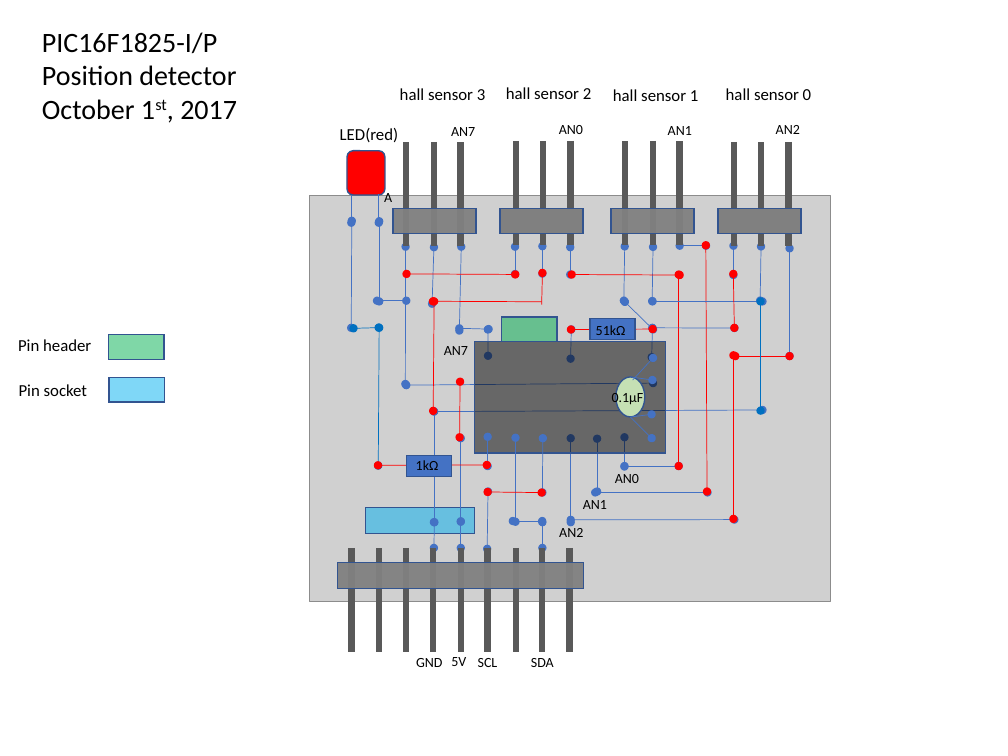
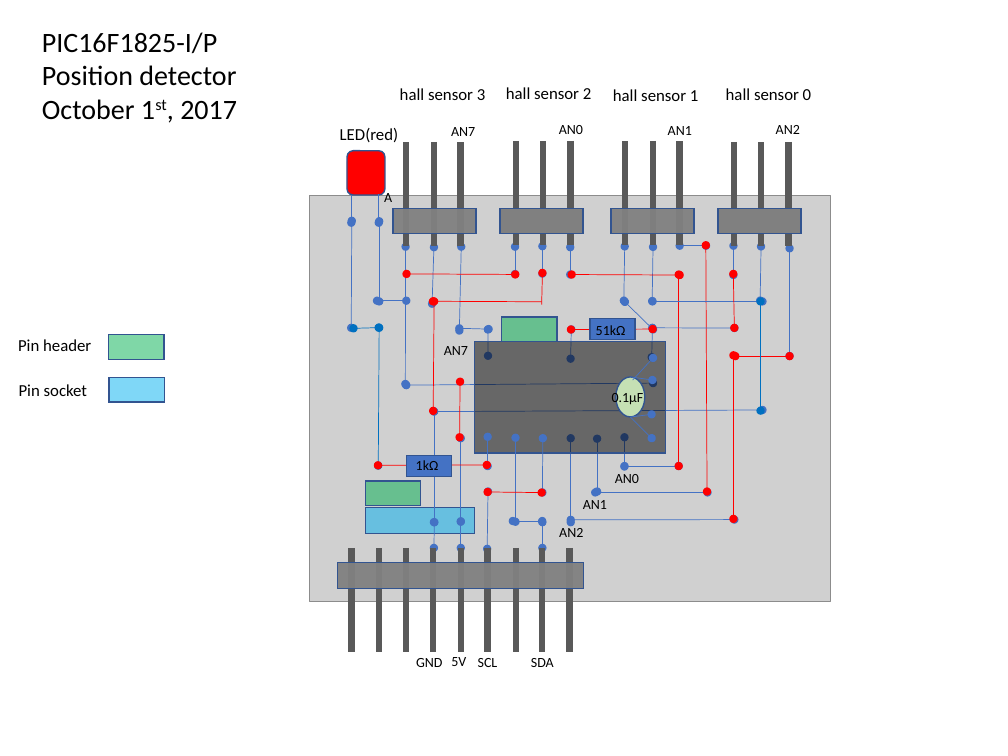
Before and after one commit to araobp/sensor-network, a slide deck: slide 1 of blocks/pic16f1825/position_detector.pptx. Drawn at 1008x756 pixels with LibreOffice and Linux fonts; fonts in the diff are those of the drawing; grey boxes stand for pictures. Boxes give left, top, right and bottom in pixels: in the first picture for what was removed or moved away, otherwise in the second. Text is boxed around its words. In the diff, an @@ line names an element or a change of style, - is before the commit and + after.

Commit message:
update

```diff
--- a/blocks/pic16f1825/position_detector.pptx
+++ b/blocks/pic16f1825/position_detector.pptx
@@ rectangle added at (365, 481, 420, 506), fill #00B050 at 50% opacity, outline #325491 1 pt @@
```
